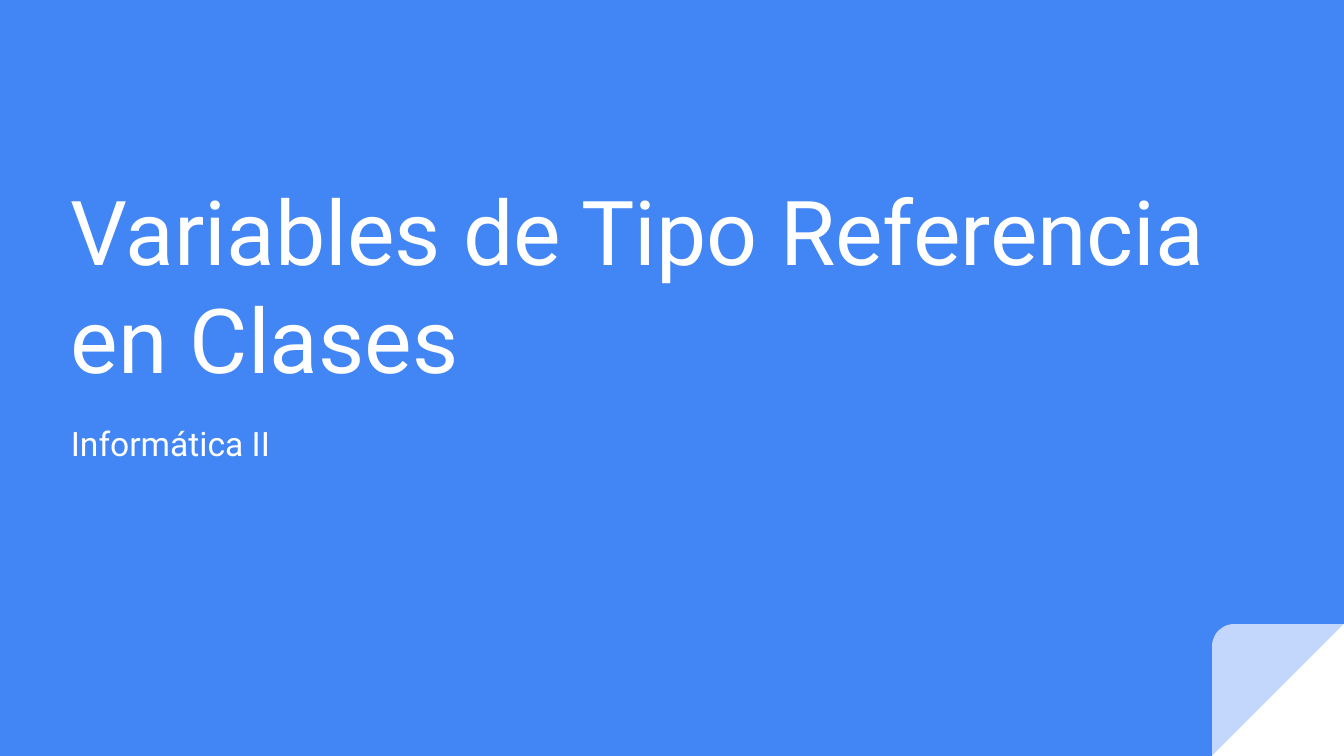
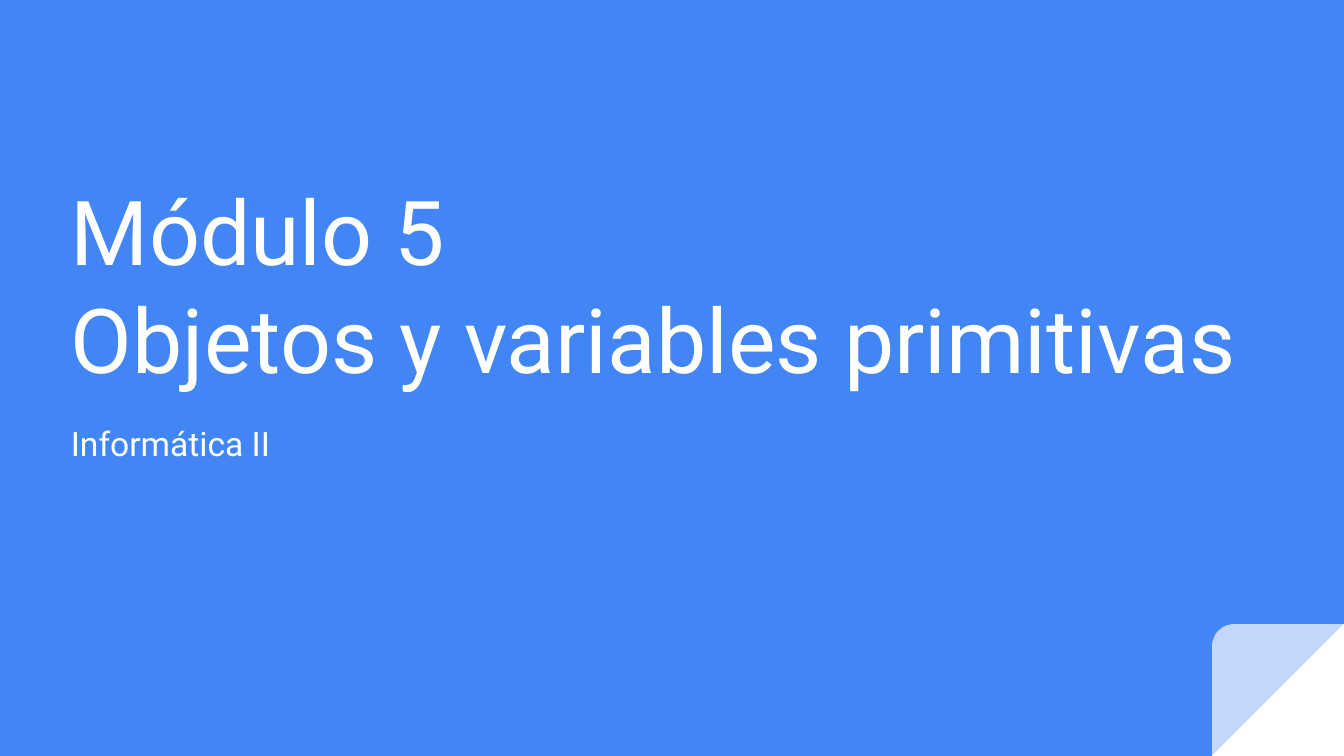
Before and after one commit to OMardil/INFO2, a slide deck: slide 1 of MOD05_Variables_tipo_referencia/01 Presentacion/INFO2_MOD05-Variables_Tipo_Referencia.pptx. Drawn at 1344x756 pixels with LibreOffice and Linux fonts; fonts in the diff are those of the drawing. Boxes give left, top, right and bottom in pixels: in the first picture for what was removed or moved away, otherwise in the second. Text is boxed around its words. In the diff, an @@ line names an element or a change of style, - is before the commit and + after.

Commit message:
Changes to MOD05 Tipo referencia

```diff
--- a/MOD05_Variables_tipo_referencia/01 Presentacion/INFO2_MOD05-Variables_Tipo_Referencia.pptx
+++ b/MOD05_Variables_tipo_referencia/01 Presentacion/INFO2_MOD05-Variables_Tipo_Referencia.pptx
@@ title at [71, 198, 1235, 392]: text changed @@
-Variables de Tipo Referencia en Clases
+Módulo 5
+Objetos y variables primitivas
```
Also in this commit, not shown: 4 other slides changed, 11 slides added, 1 slide removed, 14 other files.
